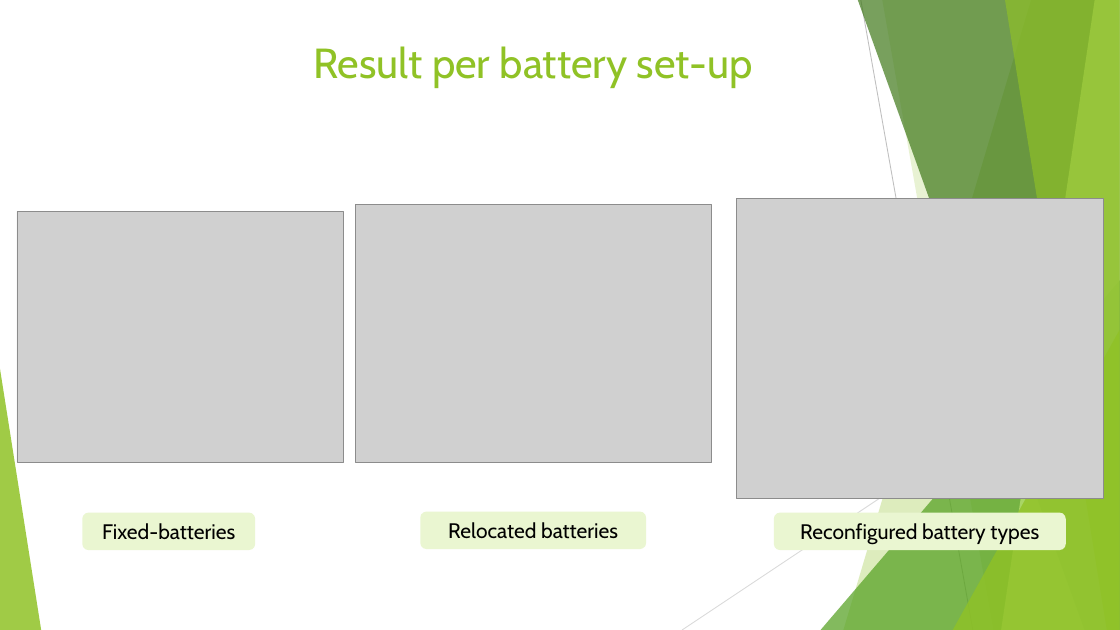
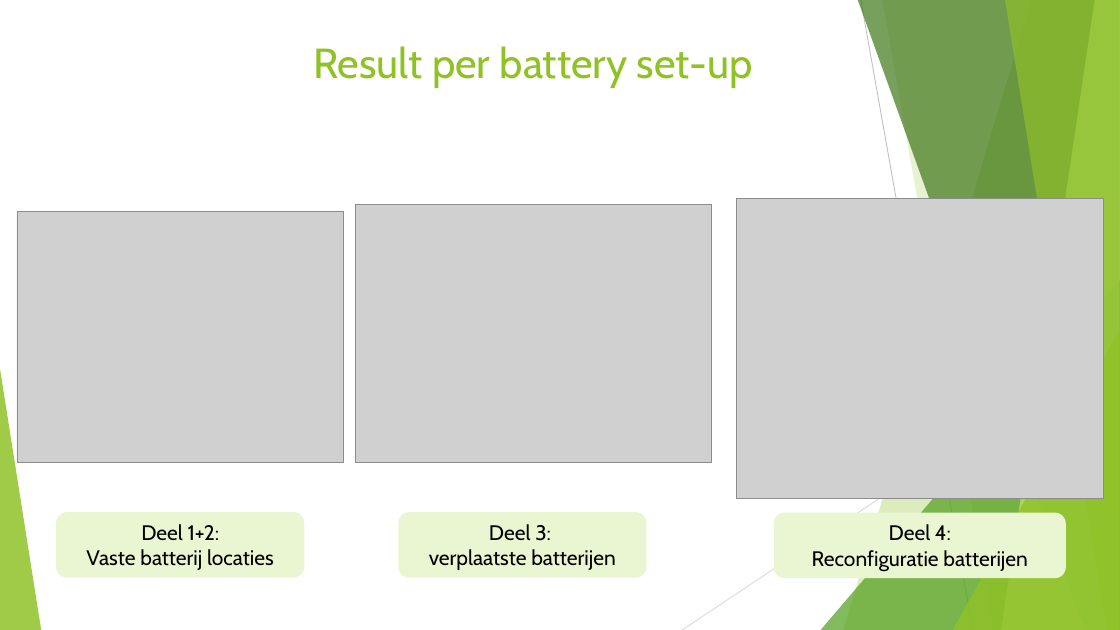
Before and after one commit to JSMR-heuristics/JSMR, a slide deck: slide 9 of EndPres.pptx. Drawn at 1120x630 pixels with LibreOffice and Linux fonts; fonts in the diff are those of the drawing; grey boxes stand for pictures. Boxes give left, top, right and bottom in pixels: in the first picture for what was removed or moved away, otherwise in the second. Text is boxed around its words. In the diff, an @@ line names an element or a change of style, - is before the commit and + after.

```diff
--- a/EndPres.pptx
+++ b/EndPres.pptx
@@ rounded rectangle "Deel 1+2:": place and size @@
-rounded rectangle "Deel 1+2:" at bbox=[82, 513, 255, 550]
+rounded rectangle "Deel 1+2:" at bbox=[56, 513, 304, 578]
@@ text in rounded rectangle at bbox=[86, 524, 274, 570]: text changed @@
-Fixed-batteries
+Deel 1+2:
+Vaste batterij locaties
@@ rounded rectangle "Deel 3: verplaatste batterijen": place and size @@
-rounded rectangle "Deel 3: verplaatste batterijen" at bbox=[420, 512, 646, 549]
+rounded rectangle "Deel 3: verplaatste batterijen" at bbox=[398, 513, 646, 578]
@@ text in rounded rectangle at bbox=[429, 524, 615, 570]: text changed @@
-Relocated batteries
+Deel 3:
+verplaatste batterijen
@@ rounded rectangle "Deel 4:": place and size @@
-rounded rectangle "Deel 4:" at bbox=[774, 513, 1066, 550]
+rounded rectangle "Deel 4:" at bbox=[774, 513, 1066, 578]
@@ text in rounded rectangle at bbox=[812, 524, 1027, 572]: text changed @@
-Reconfigured battery types
+Deel 4:
+Reconfiguratie batterijen
```
Also in this commit, not shown: 9 other slides changed, 1 slide added, 1 slide removed.
